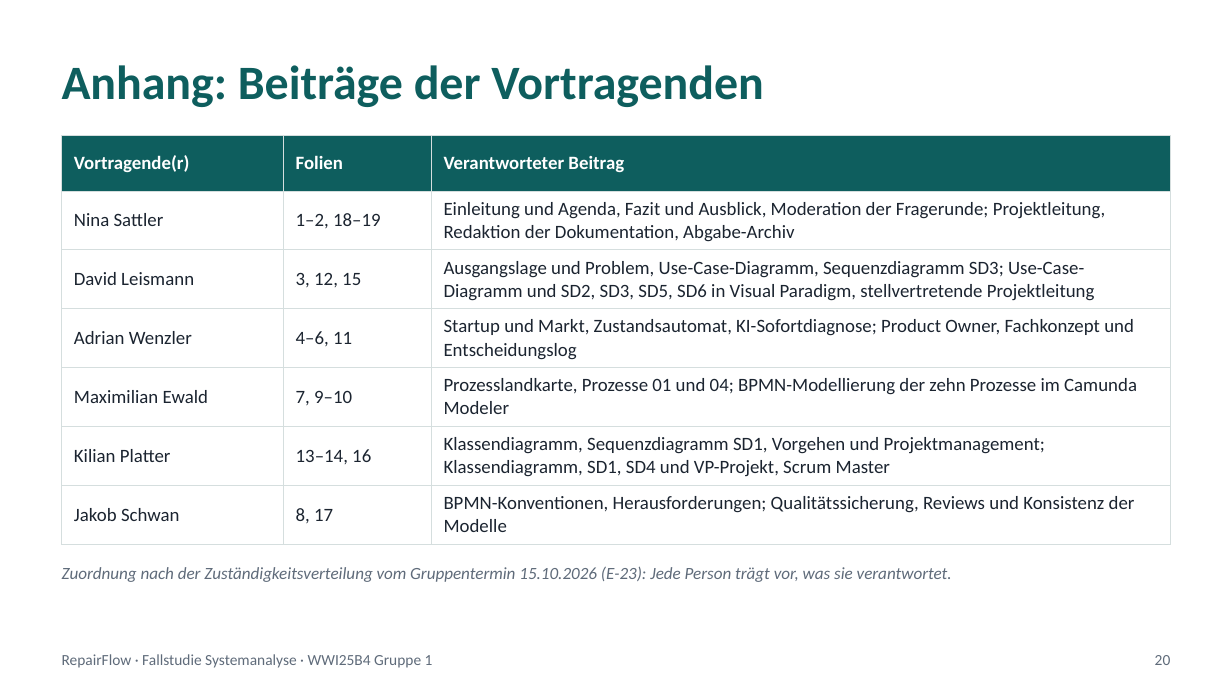
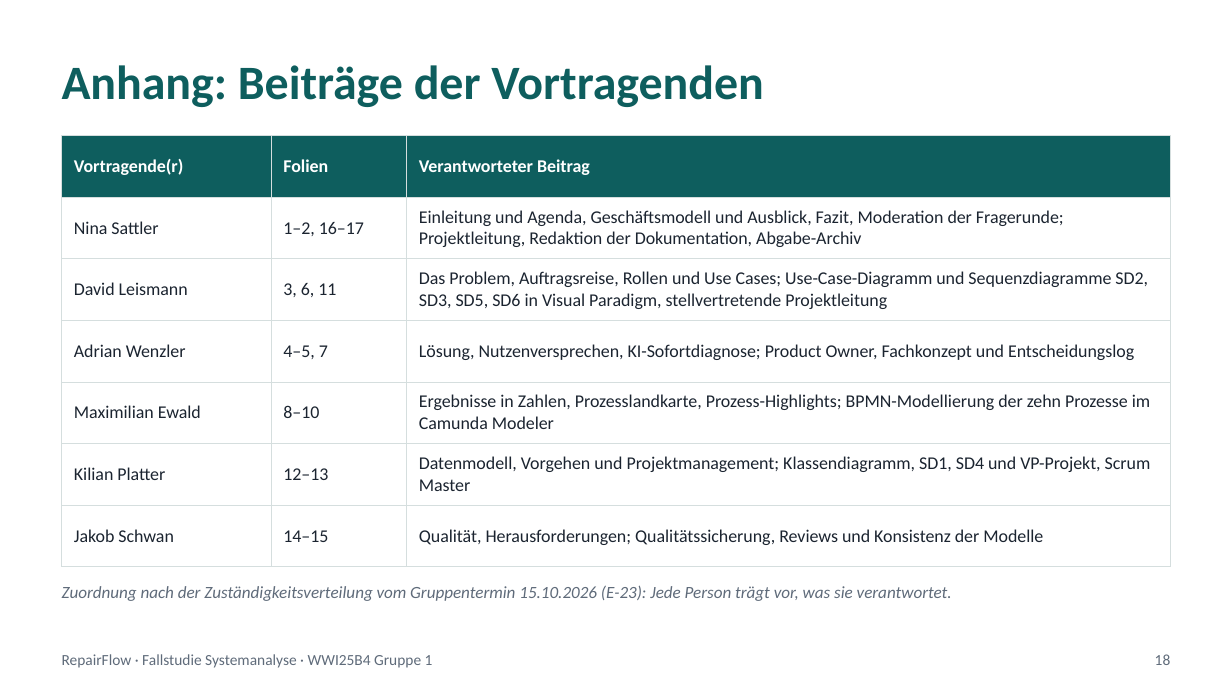
Before and after one commit to jakobschwan123-cmd/casestudy-semester-3, a slide deck: slide 18 of 4_praesentation/Abschlusspraesentation.pptx (slide 20 before the commit). Drawn at 1232x693 pixels with LibreOffice and Linux fonts; fonts in the diff are those of the drawing. Boxes give left, top, right and bottom in pixels: in the first picture for what was removed or moved away, otherwise in the second. Text is boxed around its words. In the diff, an @@ line names an element or a change of style, - is before the commit and + after.

```diff
--- a/4_praesentation/Abschlusspraesentation.pptx
+++ b/4_praesentation/Abschlusspraesentation.pptx
@@ table at (x1=62, y1=136, x2=1170, y2=549) @@
-row 2, column 2: 1–2, 18–19
+row 2, column 2: 1–2, 16–17
-row 2, column 3: Einleitung und Agenda, Fazit und Ausblick, Moderation der Fragerunde; Projektleitung, Redaktion der Dokumentation, Abgabe-Archiv
+row 2, column 3: Einleitung und Agenda, Geschäftsmodell und Ausblick, Fazit, Moderation der Fragerunde; Projektleitung, Redaktion der Dokumentation, Abgabe-Archiv
-row 3, column 2: 3, 12, 15
+row 3, column 2: 3, 6, 11
-row 3, column 3: Ausgangslage und Problem, Use-Case-Diagramm, Sequenzdiagramm SD3; Use-Case-Diagramm und SD2, SD3, SD5, SD6 in Visual Paradigm, stellvertretende Projektleitung
+row 3, column 3: Das Problem, Auftragsreise, Rollen und Use Cases; Use-Case-Diagramm und Sequenzdiagramme SD2, SD3, SD5, SD6 in Visual Paradigm, stellvertretende Projektleitung
-row 4, column 2: 4–6, 11
+row 4, column 2: 4–5, 7
-row 4, column 3: Startup und Markt, Zustandsautomat, KI-Sofortdiagnose; Product Owner, Fachkonzept und Entscheidungslog
+row 4, column 3: Lösung, Nutzenversprechen, KI-Sofortdiagnose; Product Owner, Fachkonzept und Entscheidungslog
-row 5, column 2: 7, 9–10
+row 5, column 2: 8–10
-row 5, column 3: Prozesslandkarte, Prozesse 01 und 04; BPMN-Modellierung der zehn Prozesse im Camunda Modeler
+row 5, column 3: Ergebnisse in Zahlen, Prozesslandkarte, Prozess-Highlights; BPMN-Modellierung der zehn Prozesse im Camunda Modeler
-row 6, column 2: 13–14, 16
+row 6, column 2: 12–13
-row 6, column 3: Klassendiagramm, Sequenzdiagramm SD1, Vorgehen und Projektmanagement; Klassendiagramm, SD1, SD4 und VP-Projekt, Scrum Master
+row 6, column 3: Datenmodell, Vorgehen und Projektmanagement; Klassendiagramm, SD1, SD4 und VP-Projekt, Scrum Master
-row 7, column 2: 8, 17
+row 7, column 2: 14–15
-row 7, column 3: BPMN-Konventionen, Herausforderungen; Qualitätssicherung, Reviews und Konsistenz der Modelle
+row 7, column 3: Qualität, Herausforderungen; Qualitätssicherung, Reviews und Konsistenz der Modelle
@@ size 11 to 10.5 pt in "Vortragende(r)", "Folien", "Verantworteter Beitrag", "Nina Sattler" and 5 more places @@
@@ text "Zuordnung nach der Zuständigkeitsverteilung vom ..." moved from (x1=62, y1=566, x2=952, y2=582) to (x1=62, y1=585, x2=952, y2=601) @@
@@ text at (x1=1155, y1=654, x2=1171, y2=665): text changed @@
-20
+18
```
Also in this commit, not shown: 8 other slides changed, 8 slides added, 10 slides removed, 13 other files.
